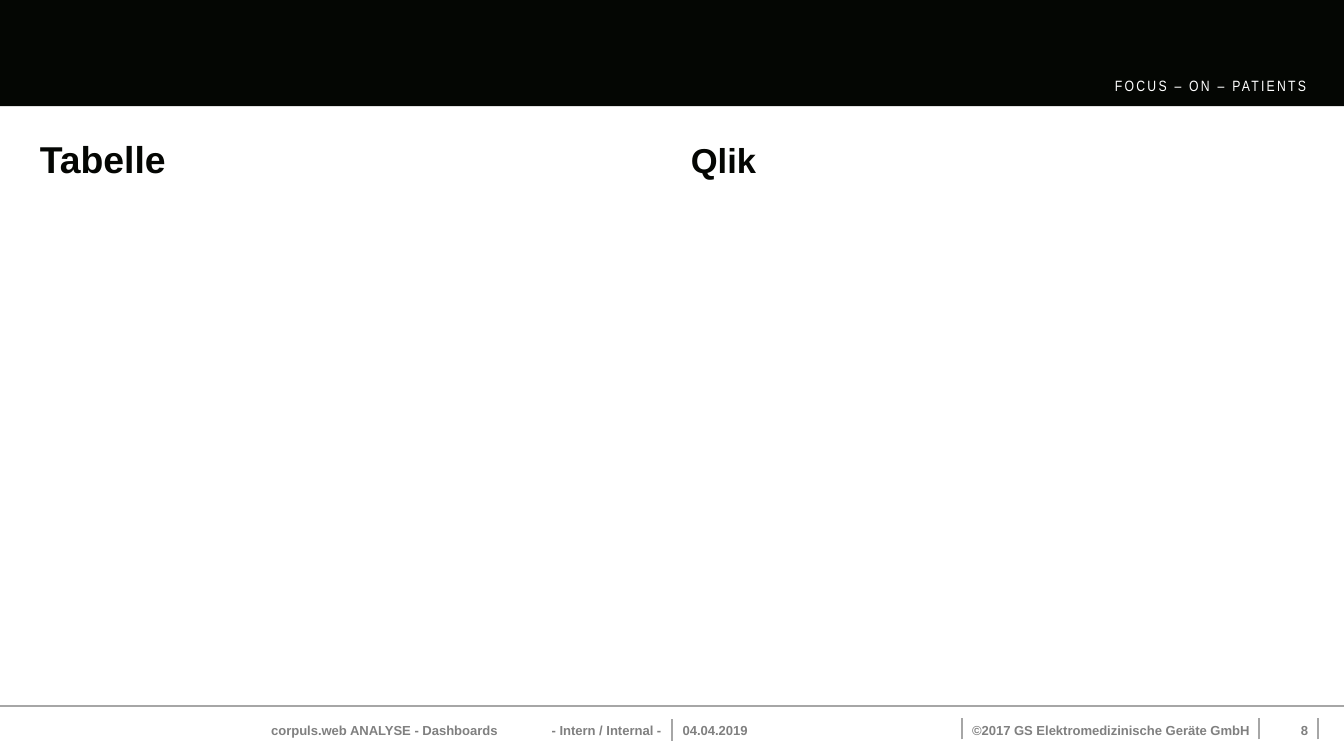
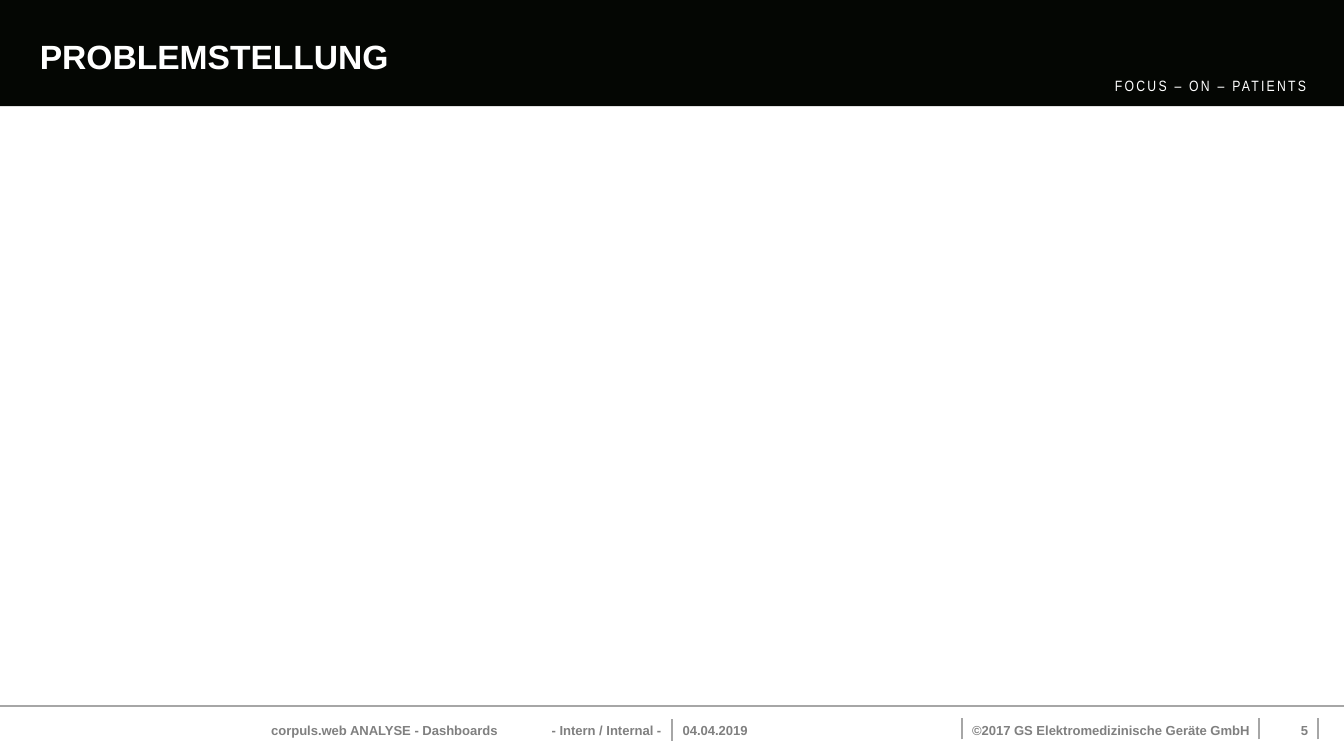
Before and after one commit to ItsJoshuaHirsch/Thesis, a slide deck: slide 5 of Vorstellung_Dashboards.pptx (slide 8 before the commit). Drawn at 1344x756 pixels with LibreOffice and Linux fonts; fonts in the diff are those of the drawing; background and template pictures are left out. Boxes give left, top, right and bottom in pixels: in the first picture for what was removed or moved away, otherwise in the second. Text is boxed around its words. In the diff, an @@ line names an element or a change of style, - is before the commit and + after.

```diff
--- a/Vorstellung_Dashboards.pptx
+++ b/Vorstellung_Dashboards.pptx
@@ title added at (x1=40, y1=45, x2=389, y2=70), 18 pt, text #FFFFFF, bold @@
+PROBLEMSTELLUNG
@@ text removed at (x1=40, y1=146, x2=166, y2=174) @@
-Tabelle
@@ text removed at (x1=691, y1=148, x2=756, y2=180) @@
-Qlik
```
Also in this commit, not shown: 6 other slides changed, 10 slides added, 5 other files.
